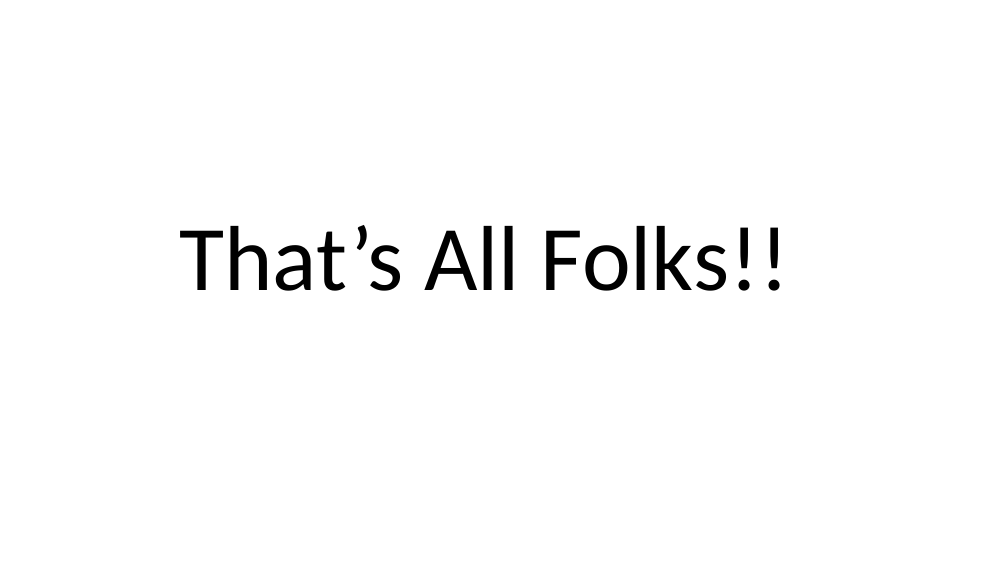
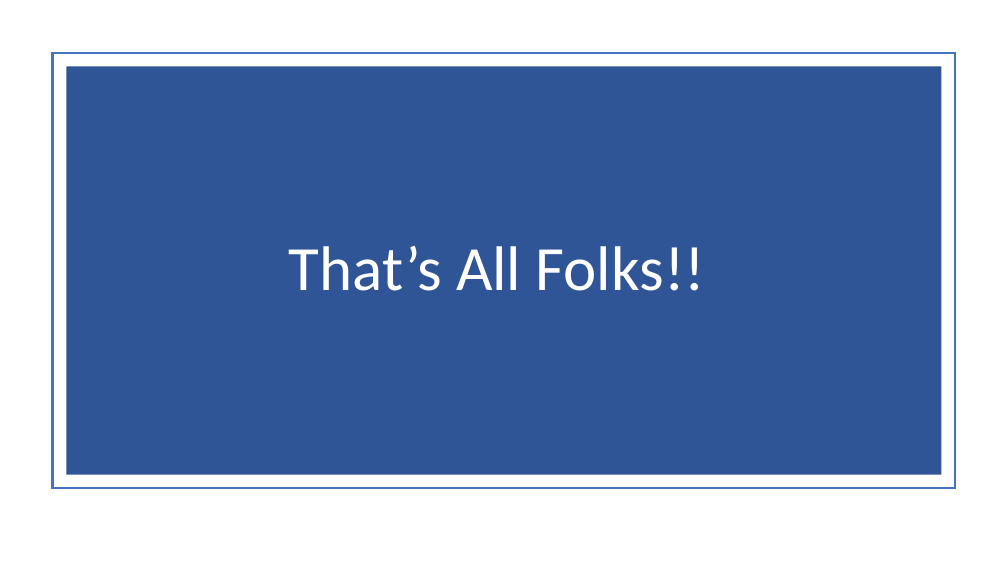
Before and after one commit to kristine848/FinalProject, a slide deck: slide 16 of Final Project PPT C.S.P. (1).pptx (slide 15 before the commit). Drawn at 1008x567 pixels with LibreOffice and Linux fonts; fonts in the diff are those of the drawing. Boxes give left, top, right and bottom in pixels: in the first picture for what was removed or moved away, otherwise in the second. Text is boxed around its words. In the diff, an @@ line names an element or a change of style, - is before the commit and + after.

Commit message:
ThatsAllFolks

```diff
--- a/Final Project PPT C.S.P. (1).pptx
+++ b/Final Project PPT C.S.P. (1).pptx
@@ rectangle added at <box>53,53,956,488</box>, outline #4472C4 2.5 pt @@
@@ rectangle added at <box>67,67,942,475</box>, fill #2F5597 @@
@@ title "That’s All Folks!!": place and size @@
-title "That’s All Folks!!" at <box>179,225,789,291</box>
+title "That’s All Folks!!" at <box>289,246,705,291</box>
@@ title "That’s All Folks!!" at <box>289,246,705,291</box>: size 88 to 60 pt, text colour #000000 to #FFFFFF @@
```
Also in this commit, not shown: 2 other slides changed, 1 slide added.
